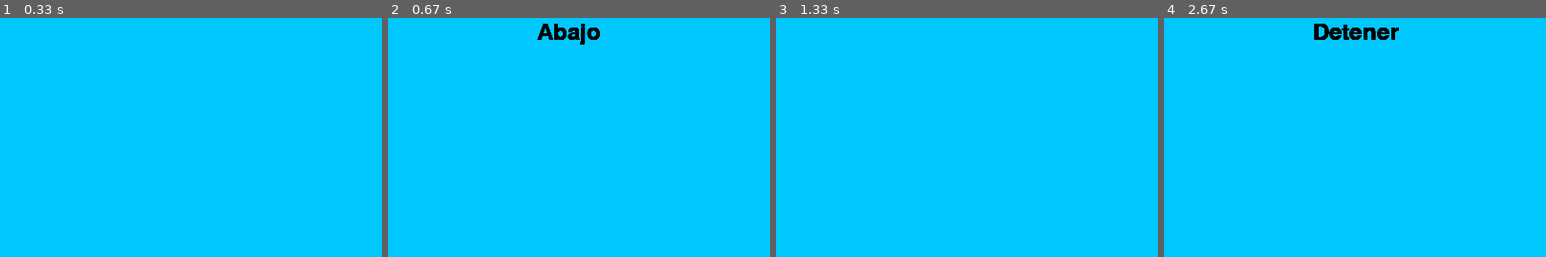
Above: before the commit, frames 1-4 (left to right).
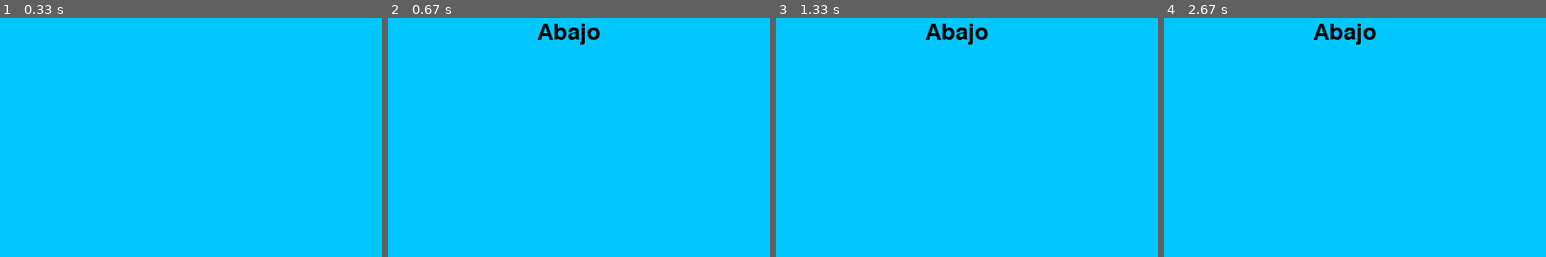
Above: after the commit, the same moments.

Repository: CiscoHD/frannBerry
Game: pygame game, started from ElectronicProjects/interfazGrafica.py
The game is run twice, just before and just after one commit, with the same random seed, the same clock (stepped at 60 frames per second) and the same inputs.
Inputs (mouse positions are % of the whole screen's width and height, from its top left):
- Up to frame 1 (0.33 s): no input
- Up to frame 2 (0.67 s): press the mouse at (31, 80) at 0.37 s; move the mouse to (52, 59) at 0.47 s; release the mouse at (73, 38) at 0.6 s
- Up to frame 3 (1.33 s): press the mouse at (69, 80) at 0.7 s; move the mouse to (64, 45) at 0.8 s; release the mouse at (59, 9) at 0.93 s
- Up to frame 4 (2.67 s): hold A from 2.5 s (still down)
The pictures show only the part of the screen within x 24-74%, y 0-50%; the shares and areas given below are measured in that part.

Frame 1 is identical in both runs. In frame 2, 0.3% of the frame differs, in the area x 39-56%, y 2-12%; in frame 3, 0.6%; in frame 4, 0.8%, in the area x 39-62%, y 2-12%.

Commit message:
medidas de seguridad avanzadas

Diff:
--- a/ElectronicProjects/interfazGrafica.py
+++ b/ElectronicProjects/interfazGrafica.py
@@ -48,40 +48,48 @@
 running = True
 pg.Surface.fill(screen, colorFondo)
 font = pg.font.Font(None, 36)
+
 i = 0
+statusPuente = "Detenido"
+
 pg.draw.rect(screen, colorBotonArriba, botonArriba, 0)
 pg.draw.rect(screen, colorBotonAbajo, botonAbajo, 0)
 pg.draw.rect(screen, colorIlustracion, ilustracion, 0)
+
 
 while running == True:
     pg.display.flip()
     mousex, mousey = pg.mouse.get_pos()
     click = pg.mouse.get_pressed(num_buttons=5)
     if mousex > xBut[0] and mousex < xBut[0] + anBut and mousey > yBut and mousey < yBut + alBut:
-        status = "bajada"
+        statusMouse = "bajada"
     elif mousex > xBut[1] and mousex < xBut[1] + anBut and mousey > yBut and mousey < yBut + alBut:
-        status = "subida"
+        statusMouse = "subida"
     else:
-        status = "noValid"
+        statusMouse = "noValid"
 
     key = pg.key.get_pressed()
 
-    if key[pg.K_w] or (status == "subida" and click == (1,0,0,0,0)):
+    if (key[pg.K_w] or (statusMouse == "subida" and click == (1,0,0,0,0))) and statusPuente == "Detenido":
         varText = font.render("Arriba", True, (0,0,0))
         screen.blit(varText, (350,100))
         i = 0
+        statusPuente = "Subiendo"
        # foward()
-    elif key[pg.K_s] or (status == "bajada" and click == (1,0,0,0,0)):
+    elif (key[pg.K_s] or (statusMouse == "bajada" and click == (1,0,0,0,0))) and statusPuente == "Detenido":
         varText = font.render("Abajo", True, (0,0,0))
         screen.blit(varText, (350,100))
         i = 0
+        statusPuente = "Bajando"
        # backward()
     elif key[pg.K_a] :
         varText = font.render("Detener", True, (0,0,0))
-        screen.blit(varText, (350,100))
-       # stop()
-    elif i == 30:
+        '''screen.blit(varText, (350,100))
+        #stop()'''
+    elif i == 300:
         pg.Surface.fill(screen, colorFondo)
+        #stop()
+        statusPuente = "Detenido"
         pg.draw.rect(screen, colorBotonArriba, botonArriba, 0)
         pg.draw.rect(screen, colorBotonAbajo, botonAbajo, 0)
         pg.draw.rect(screen, colorIlustracion, ilustracion, 0)
